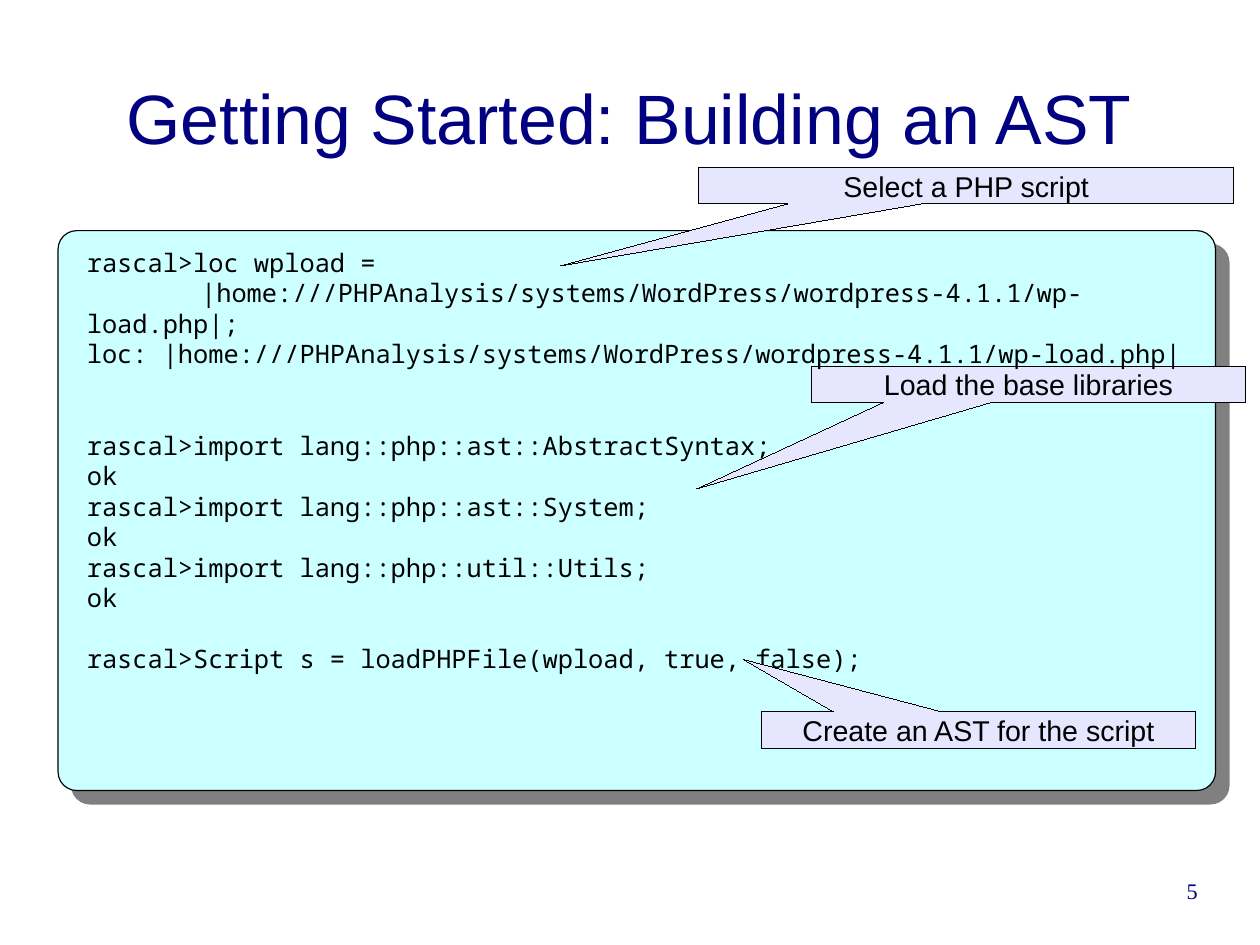
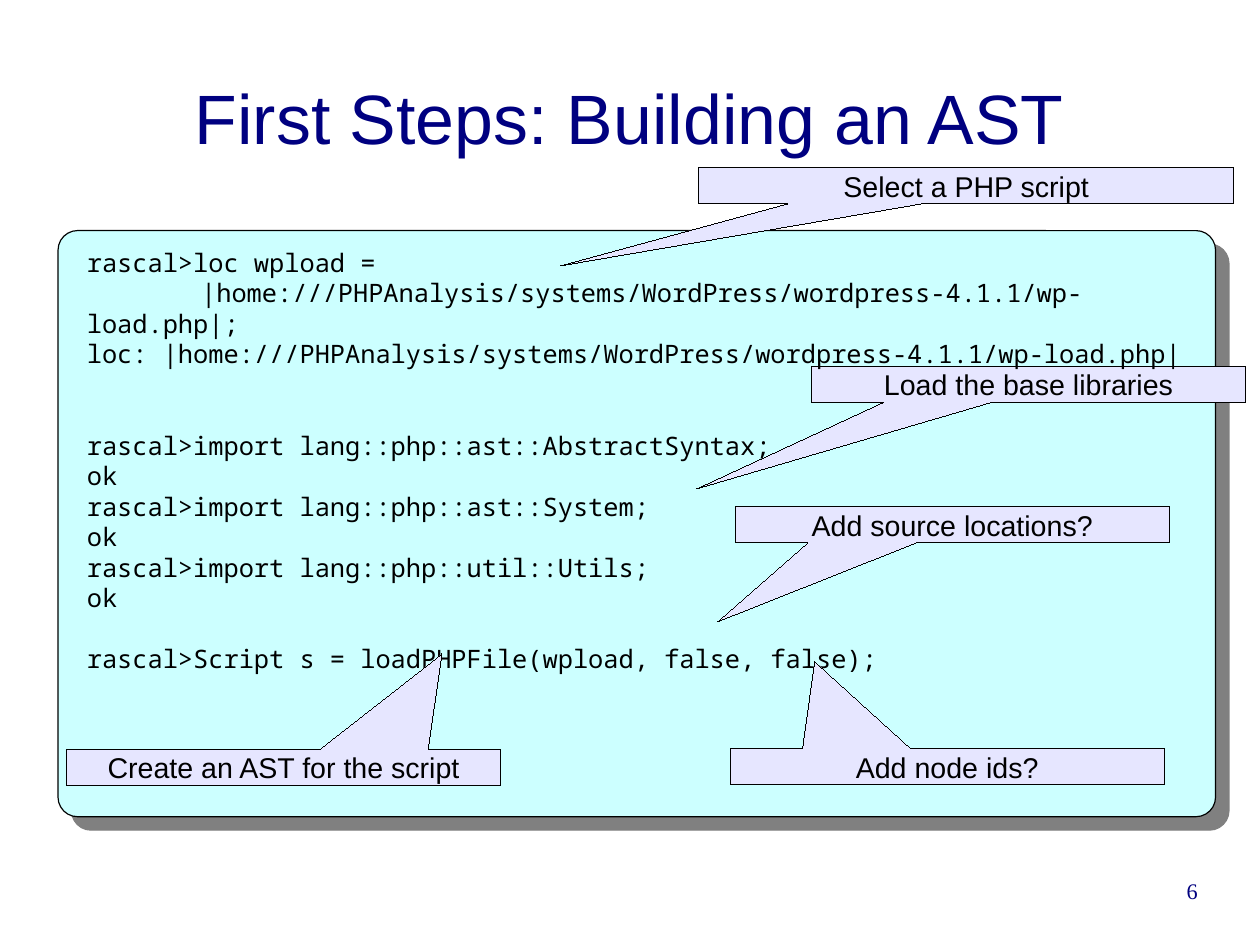
Before and after one commit to cwi-swat/rascal-course-pldi-2015, a slide deck: slide 6 of presentations/PHP-analysis.odp (slide 5 before the commit). Drawn at 1260x945 pixels with LibreOffice and Linux fonts; fonts in the diff are those of the drawing; background and template pictures are left out. Boxes give left, top, right and bottom in pixels: in the first picture for what was removed or moved away, otherwise in the second. Text is boxed around its words. In the diff, an @@ line names an element or a change of style, - is before the commit and + after.

```diff
--- a/presentations/PHP-analysis.odp
+++ b/presentations/PHP-analysis.odp
@@ title at [195, 93, 1064, 157]: text changed @@
-Getting Started: Building an AST
+First Steps: Building an AST
@@ rounded rectangle: place and size @@
-rounded rectangle at [58, 231, 1217, 791]
+rounded rectangle at [58, 231, 1217, 818]
@@ speech box added at [735, 507, 1170, 543], fill #E6E6FF, outline #000000 0 pt, 18 pt, text #000000 @@
+Add source locations?
@@ text at [87, 648, 876, 675]: text changed @@
-rascal>Script s = loadPHPFile(wpload, true, false);
+rascal>Script s = loadPHPFile(wpload, false, false);
@@ speech box added at [731, 749, 1165, 785], fill #E6E6FF, outline #000000 0 pt, 18 pt, text #000000 @@
+Add node ids?
@@ speech box "Create an AST for the ...": place and size @@
-speech box "Create an AST for the ..." at [761, 712, 1196, 749]
+speech box "Create an AST for the ..." at [66, 750, 501, 787]
@@ speech box "Create an AST for the ..." at [66, 750, 501, 787]: proportions changed @@
@@ page number at [1187, 884, 1198, 900]: text changed @@
-5
+6
```
Also in this commit, not shown: 5 other slides changed, 16 slides added, 9 slides removed, 1 other file.
